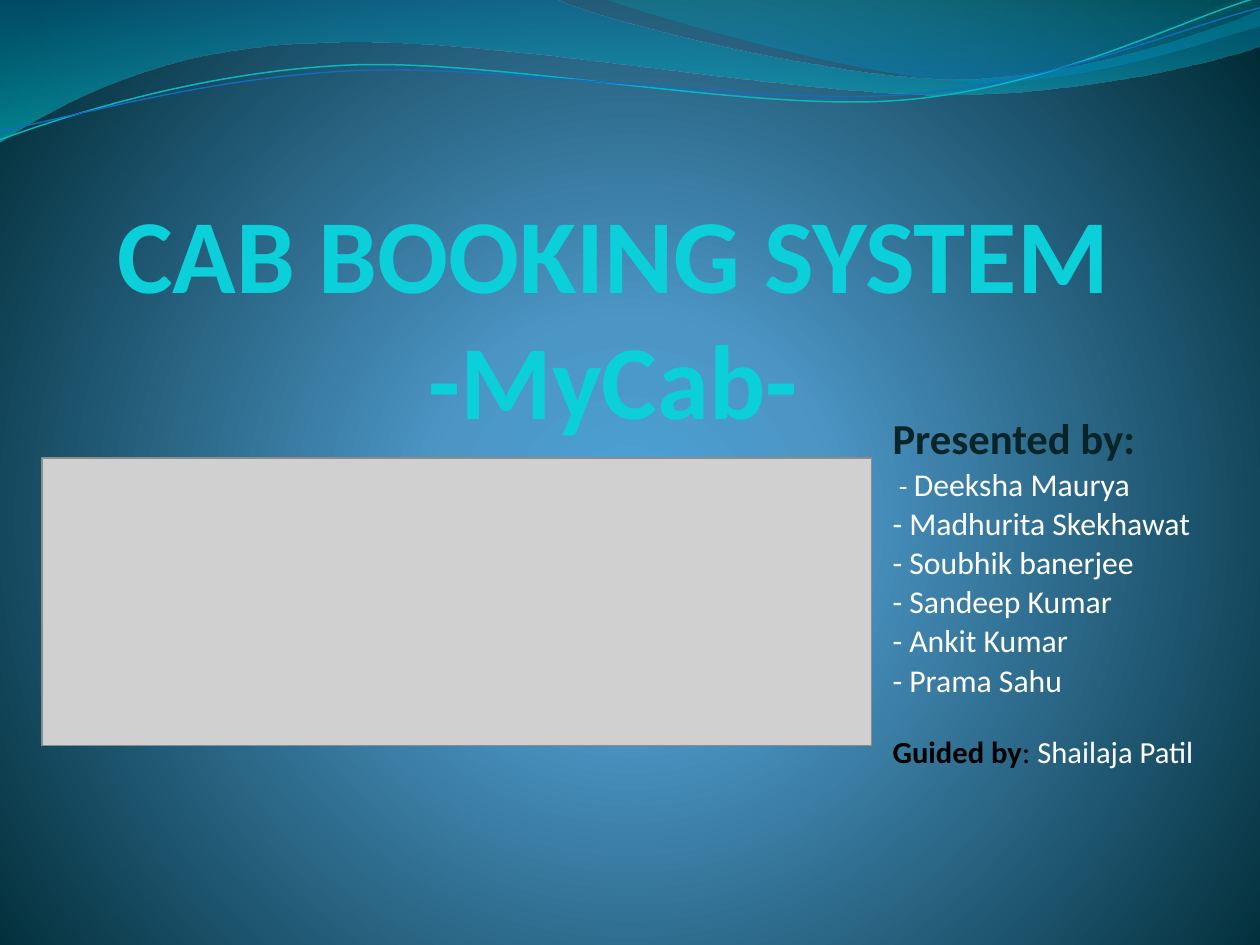
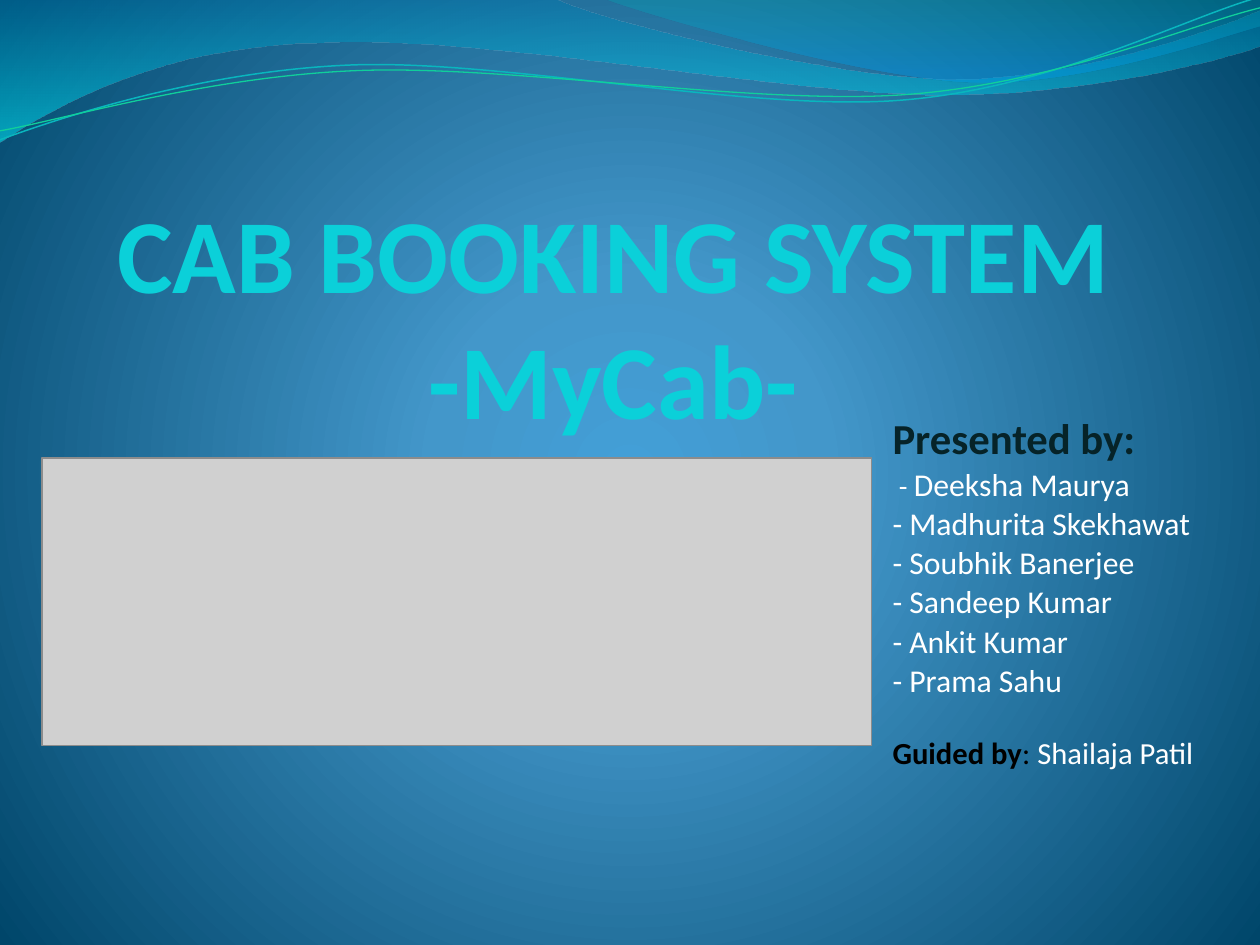
Before and after one commit to banerjiea/5DEC2022_SystemCLinuxBatch2_SPRINTMyCab_GROUP1, a slide deck: slide 1 of PPT/MyCab_SPRINT_Proj.pptx. Drawn at 1260x945 pixels with LibreOffice and Linux fonts; fonts in the diff are those of the drawing; grey boxes stand for pictures. Boxes give left, top, right and bottom in pixels: in the first picture for what was removed or moved away, otherwise in the second. Text is boxed around its words. In the diff, an @@ line names an element or a change of style, - is before the commit and + after.

```diff
--- a/PPT/MyCab_SPRINT_Proj.pptx
+++ b/PPT/MyCab_SPRINT_Proj.pptx
@@ background gradient #4AA0D6 to #4C98C7 to #002C38 to gradient #439FD7 to #4397CA to #00466A @@
@@ freeform shape at bbox=[0, 0, 1260, 142]: fill gradient #0074A1 to #00C6CF to gradient #0079AD to #00E9F7 @@
@@ freeform shape at bbox=[0, 0, 1260, 147]: outline #0AB8BF 0.85 pt to #09B6BE 0.85 pt @@
@@ freeform shape at bbox=[0, 8, 1260, 141]: outline #0F6FC6 0.75 pt to #10CF9B 0.75 pt @@
@@ freeform shape at bbox=[604, 0, 1260, 87]: fill gradient #00A1A9 to #008BBF to gradient #00ABB4 to #0099E4 @@
@@ subtitle at bbox=[893, 424, 1135, 461]: text colour #072428 to #062328 in "Presented by:" @@
@@ subtitle at bbox=[909, 552, 1134, 580]: text changed @@
-- Soubhik banerjee
+- Soubhik Banerjee
```
Also in this commit, not shown: 28 other slides changed.
